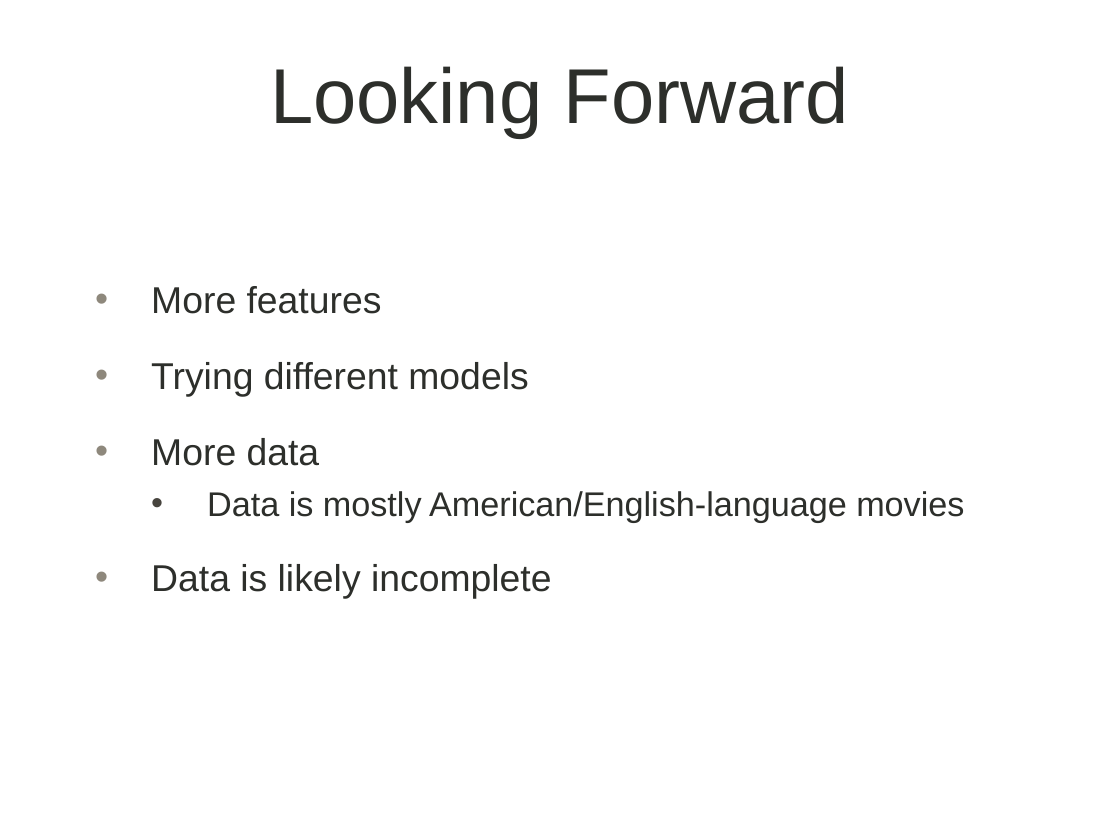
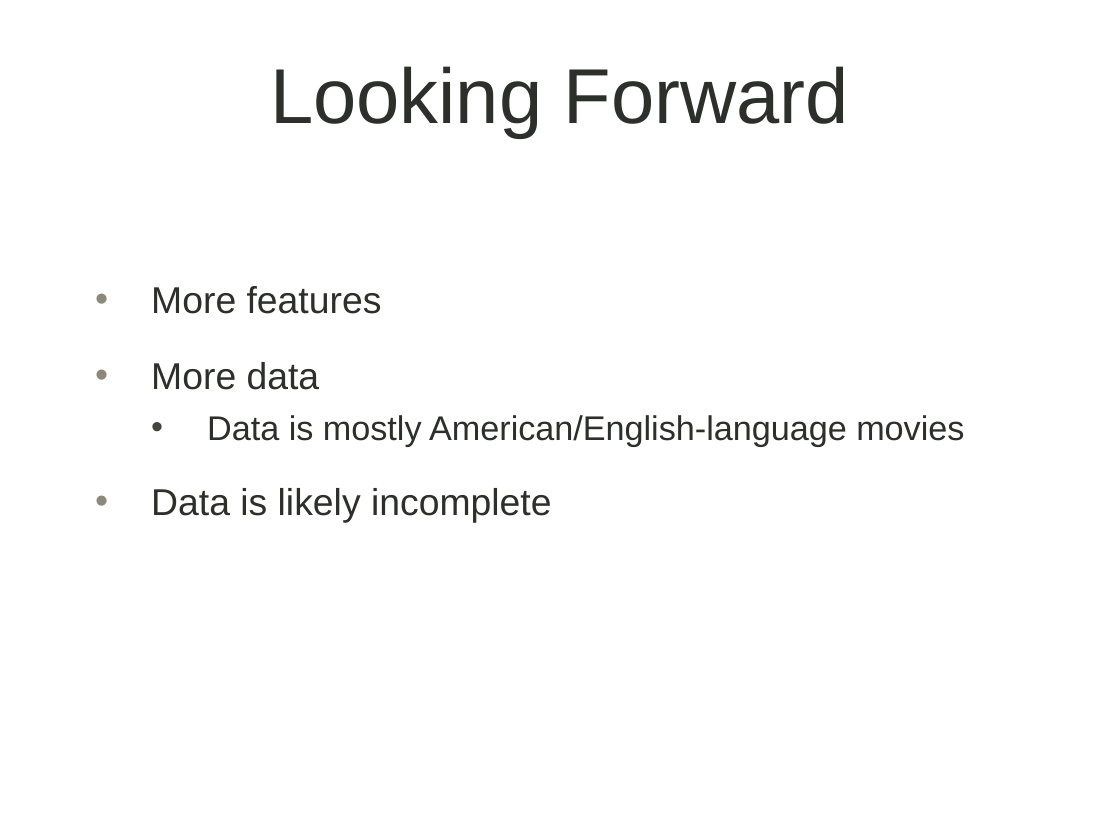
Before and after one commit to maddyobrienjones/project_luther, a slide deck: slide 10 of luther.pptx (slide 7 before the commit). Drawn at 1120x840 pixels with LibreOffice and Linux fonts; fonts in the diff are those of the drawing; background and template pictures are left out. Boxes give left, top, right and bottom in pixels: in the first picture for what was removed or moved away, otherwise in the second. Text is boxed around its words. In the diff, an @@ line names an element or a change of style, - is before the commit and + after.

```diff
--- a/luther.pptx
+++ b/luther.pptx
@@ text at (x1=151, y1=362, x2=528, y2=397): paragraph removed @@
-• Trying different models
```
Also in this commit, not shown: 3 slides added, 1 other file.
